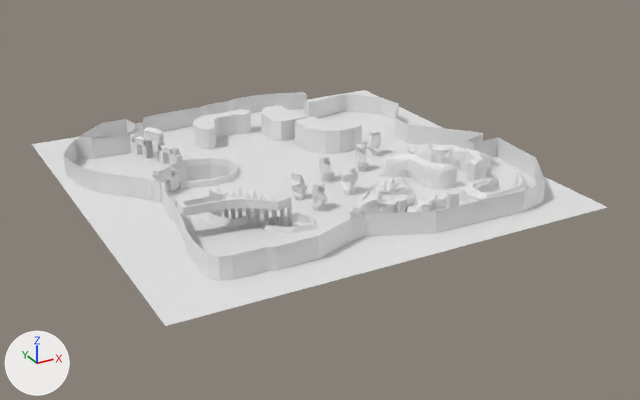
Two versions of the Blender file Torch/Assets/Resources/Prefabs/Arena/Arena.blend, one commit apart.
Camera for both pictures: a camera (50 mm lens) standing at (-112.8, -199.5, 93.9) and looking at (-2.3, 1.5, -6.6). The lights are fixed; the arrows at lower left show +X, +Y and +Z.

Objects in the first picture: 'Big Obstacle S', 'Big Obstacle SW', 'Ground', 'Lava Waterfall Holder', 'Maze Obstacle E', 'Maze Obstacle S', 'Maze Obstacle W', 'Wall SE', 'WallNE', 'WallNW', 'WallSW', 'ZooFence'.
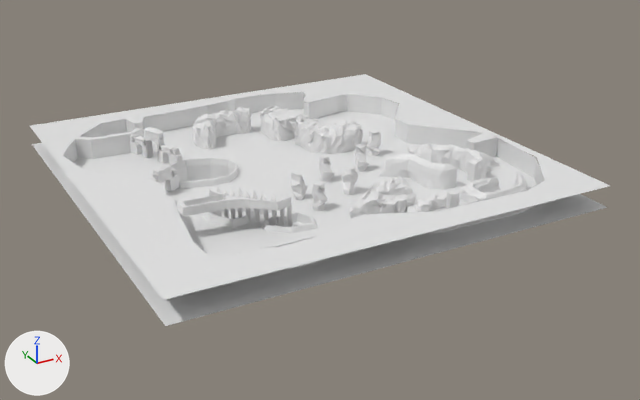
What differs and where, as boxes (x1, y1, x2, y2) in the pictures (640 x 400 px):
'Roof', added
    after: (30, 74, 610, 300)
'WallNE', unchanged, covered by the edit
    before: (160, 182, 365, 281)
    after: (160, 182, 327, 255)

The edits, one by one:
Mesh me_plane_020 is new.
It has 88 vertices, 65 faces and spans x -1.0..1.0, y -1.0..1.0, z 0.0.
Object 'Roof' (ob_roof) is new; it shows me_plane_020.
Its location is (-6.6, 8.3, 6.0).
Its scale is (60.0, 60.0, 60.0).
